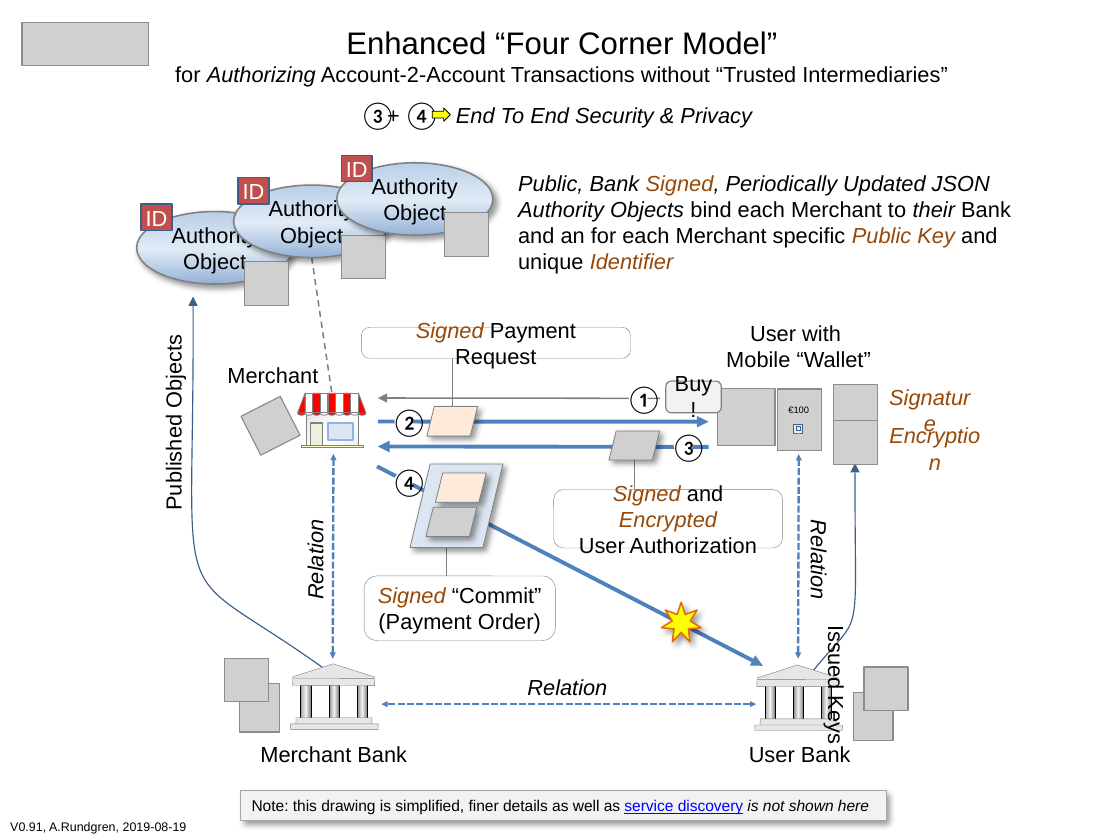
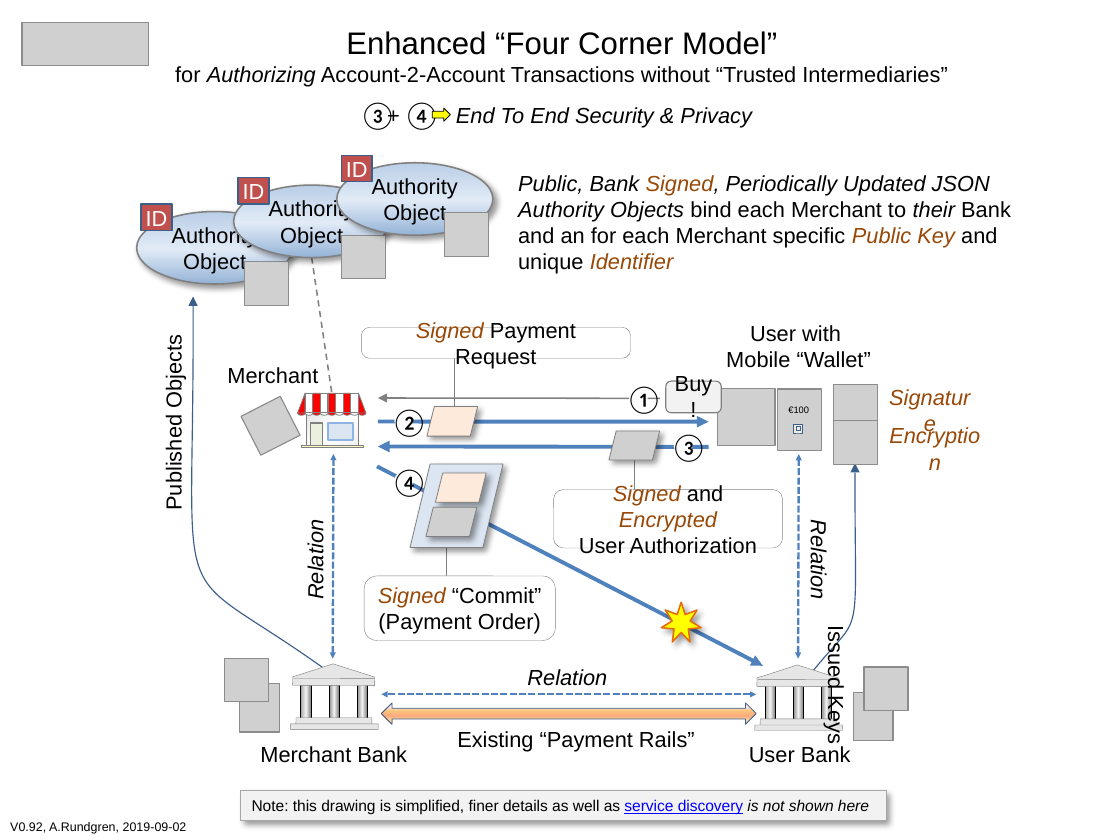
Before and after one commit to cyberphone/doc, a slide deck: slide 1 of saturn/enhanced-four-corner-model.pptx. Drawn at 1120x840 pixels with LibreOffice and Linux fonts; fonts in the diff are those of the drawing; grey boxes stand for pictures. Boxes give left, top, right and bottom in pixels: in the first picture for what was removed or moved away, otherwise in the second. Text is boxed around its words. In the diff, an @@ line names an element or a change of style, - is before the commit and + after.

```diff
--- a/saturn/enhanced-four-corner-model.pptx
+++ b/saturn/enhanced-four-corner-model.pptx
@@ text "Relation": place and size @@
-text "Relation" at (527, 679, 607, 696)
+text "Relation" at (527, 669, 607, 686)
@@ double arrow moved from (756, 704) - (382, 704) to (756, 694) - (382, 694) @@
@@ left right arrow added at (382, 703, 757, 725), fill gradient #FBEAC7 to #FEE7F2 to #FAC77D to #FBA97D to #FBD49C, outline #3A5F8C 0.5 pt @@
@@ text added at (457, 731, 695, 751), 14 pt, text #000000 @@
+Existing “Payment Rails”
@@ text at (10, 822, 187, 834): text changed @@
-V0.91, A.Rundgren, 2019-08-19
+V0.92, A.Rundgren, 2019-09-02
```
Also in this commit, not shown: 1 other file.
